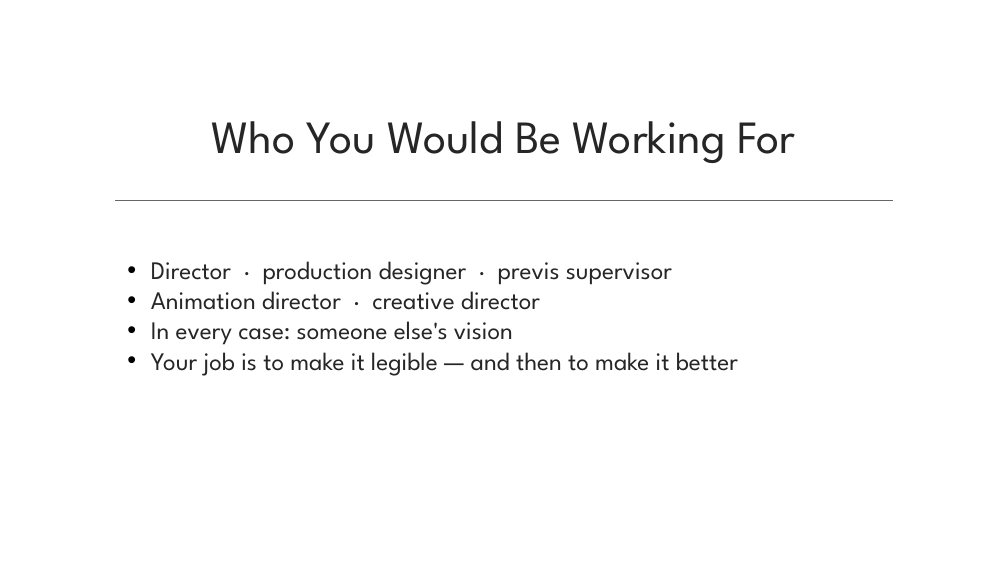
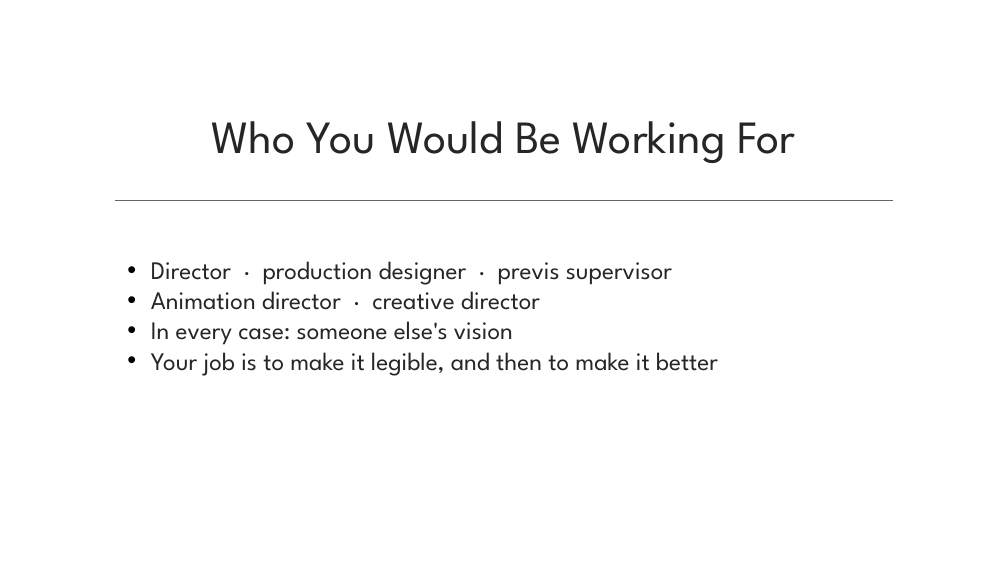
Before and after one commit to dcoes/Classes, a slide deck: slide 40 of Storyboarding/NewLectures/01_Intro_to_Storyboarding.pptx. Drawn at 1008x567 pixels with LibreOffice and Linux fonts; fonts in the diff are those of the drawing; background and template pictures are left out. Boxes give left, top, right and bottom in pixels: in the first picture for what was removed or moved away, otherwise in the second. Text is boxed around its words. In the diff, an @@ line names an element or a change of style, - is before the commit and + after.

```diff
--- a/Storyboarding/NewLectures/01_Intro_to_Storyboarding.pptx
+++ b/Storyboarding/NewLectures/01_Intro_to_Storyboarding.pptx
@@ text at box(151, 344, 718, 376): text changed @@
-• Your job is to make it legible — and then to make it better
+• Your job is to make it legible, and then to make it better
```
Also in this commit, not shown: 13 other slides changed, 53 other files.
